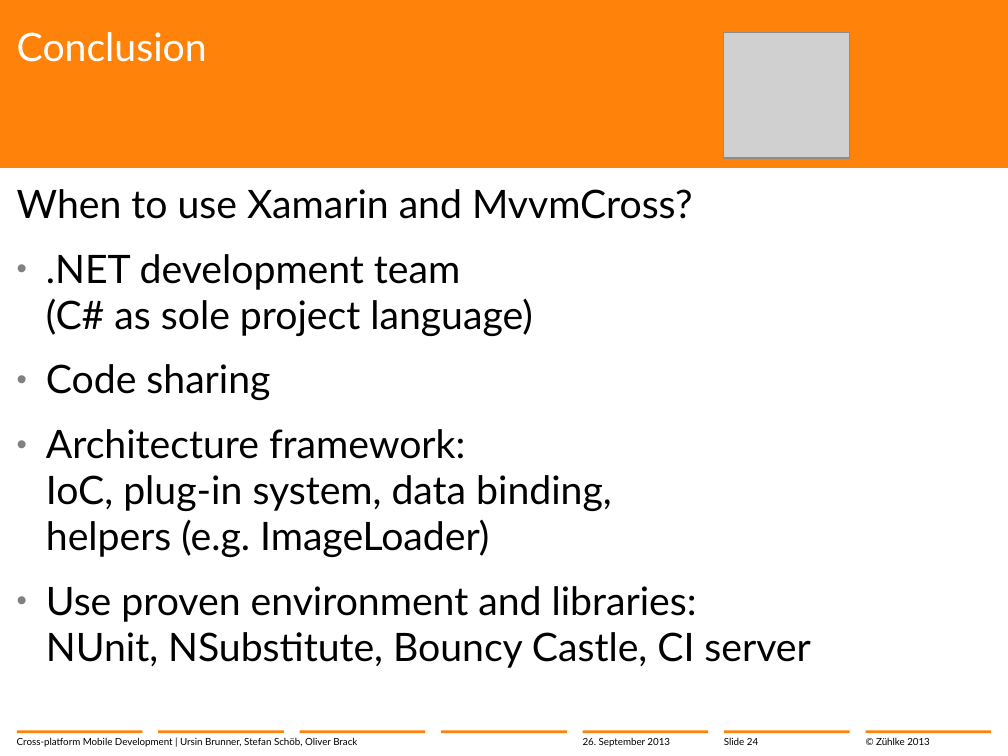
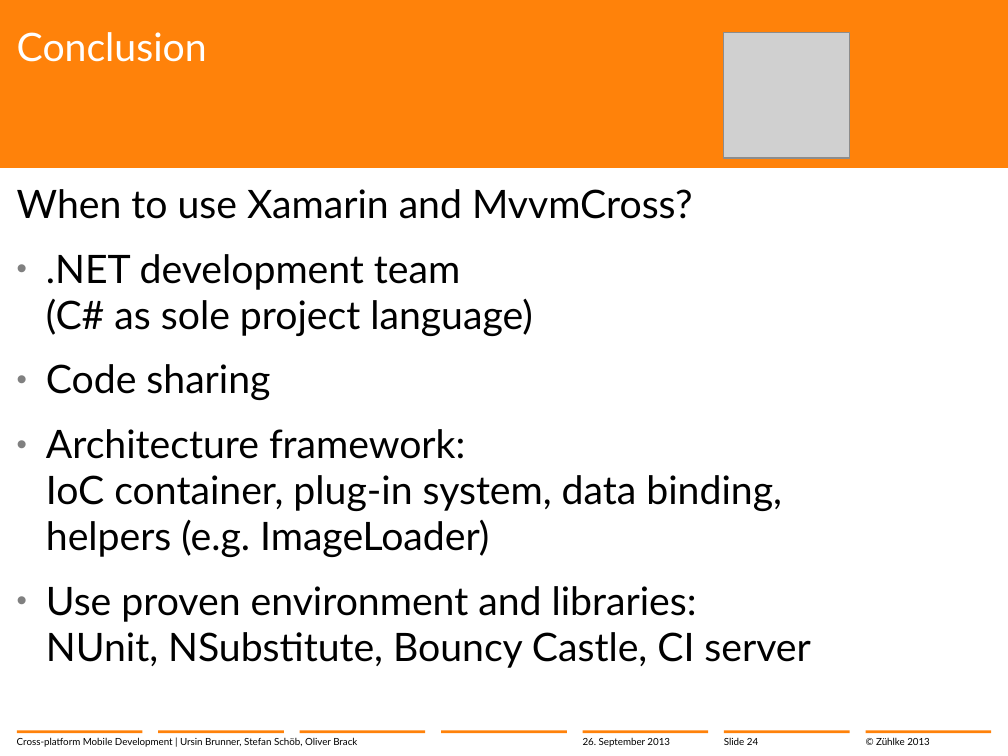
Before and after one commit to brunnurs/zxm, a slide deck: slide 24 of docs/13-09-26 Cross-platform mobile development with C#.pptx. Drawn at 1008x756 pixels with LibreOffice and Linux fonts; fonts in the diff are those of the drawing; grey boxes stand for pictures; background and template pictures are left out. Boxes give left, top, right and bottom in pixels: in the first picture for what was removed or moved away, otherwise in the second. Text is boxed around its words. In the diff, an @@ line names an element or a change of style, - is before the commit and + after.

Commit message:
Slide update

```diff
--- a/docs/13-09-26 Cross-platform mobile development with C#.pptx
+++ b/docs/13-09-26 Cross-platform mobile development with C#.pptx
@@ text at <box>46,429,782,557</box>: text changed @@
-  • Architecture framework:
-    IoC, plug-in system, data binding,
-    helpers (e.g. ImageLoader)
+  • Architecture framework:
+    IoC container, plug-in system, data binding,
+    helpers (e.g. ImageLoader)
```
